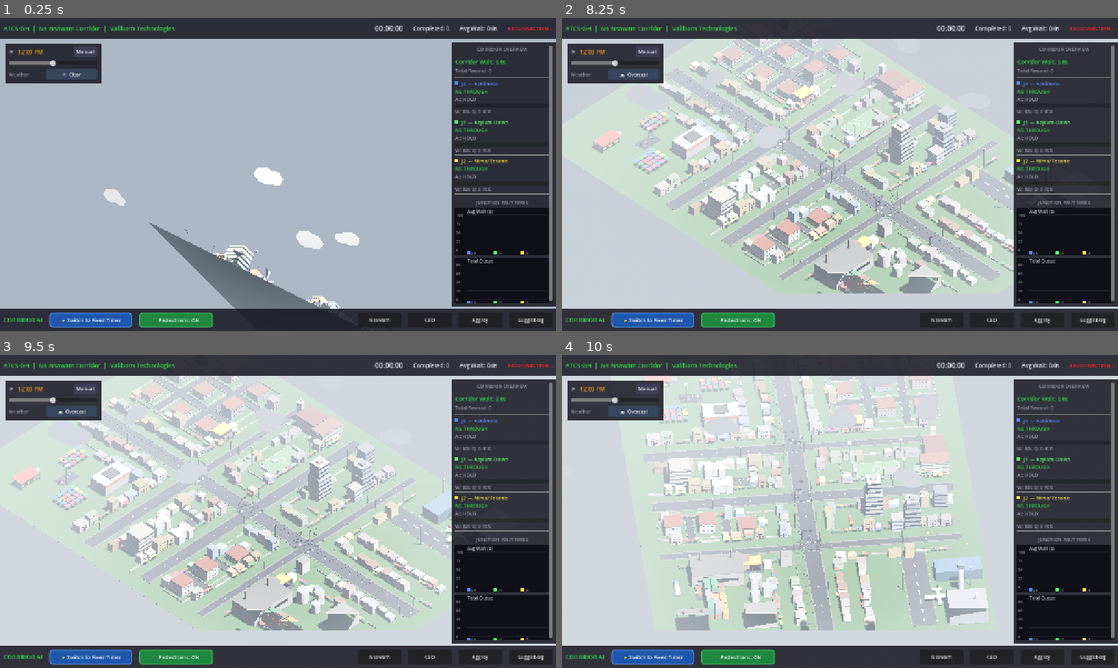
Above: before the commit, frames 1-4 (two rows, left to right).
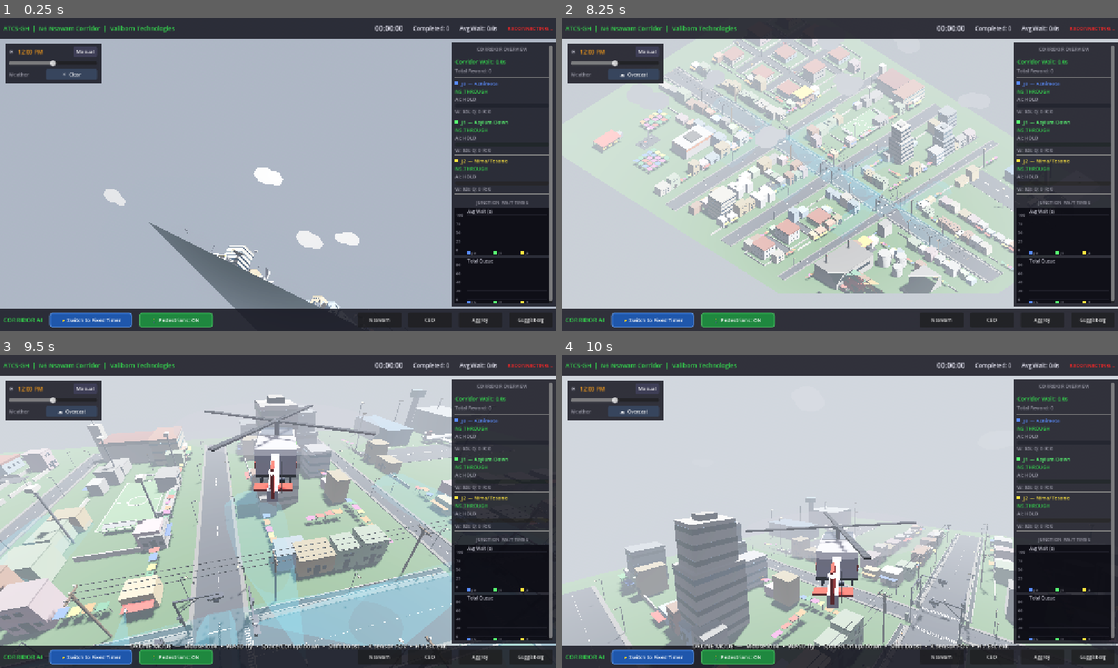
Above: after the commit, the same moments.

Repository: Bigbee-x/ATCS-GH
Game: Godot game, scene res://scenes/CorridorMain.tscn
Same seed, same stepped clock (60 frames per second), same inputs: the game is played once before the commit and once after it. This scene is started directly instead of the project's main scene.
Inputs (mouse positions are in pixels of both pictures, inside the frame that each line leads up to):
- Up to frame 1 (0.25 s): no input
- Up to frame 2 (8.25 s): click "🚶 Pedestrians: ON" at 0.5 s; click "🚶 Pedestrians: OFF" at 1.25 s; click "Nsawam" at 2 s; click "CBD" at 2.75 s; click "Aggrey" at 3.5 s; click "Guggisberg" at 4.25 s; click "Manual" at 5 s; click "Auto" at 5.75 s; click "Sim" at 6.5 s; click "☀ Clear" at 7.25 s; tap Enter at 8 s; move the mouse to (962, 158) at 8.02 s; hold Right (ui_right) from 8.03 s (still down); tap K at 8.1 s; click (962, 158) at 8.17 s
- Up to frame 3 (9.5 s): tap Space at 8.27 s; tap H at 8.3 s; release Right (ui_right) at 8.75 s; drag from (166, 527) to (250, 574) at 8.77 s
- Up to frame 4 (10 s): move the mouse to (895, 442) at 9.52 s; hold Right (ui_right) from 9.53 s (still down); hold E from 9.53 s (still down); click (895, 442) at 9.67 s; tap K at 9.8 s

The runs differ from the first frame. In frame 2, 1.0% of the frame differs, in the area x 18-80%, y 15-85%; in frame 3, 42%, in the area x 0-100%, y 6-95%; in frame 4, 29%.

Commit message:
Corridor visualizer: roadside gutters, both-curb utility poles, free-fly drone
Open concrete U-gutters along both edges of the NS corridor road; utility poles expanded to BOTH curbs (was one) at tighter spacing; the single-junction DroneController wired into the corridor (press H to fly -- mouse-look + WASD + Space/Ctrl + Shift boost; restores the iso camera on exit; K toggles sensor sightlines). Parse-clean + headless scene load exit 0; verified in Godot. Refresh CLAUDE.md (date, corridor-trained note, PR #14).

Co-Authored-By: Claude Opus 4.8 <noreply@anthropic.com>

Diff:
--- a/visualizer/scenes/CorridorMain.tscn
+++ b/visualizer/scenes/CorridorMain.tscn
@@ -13,6 +13,7 @@
 [ext_resource type="Script" path="res://scripts/SensorBuilder.gd" id="14_sensors"]
 [ext_resource type="Script" path="res://scripts/EnvironmentBuilder.gd" id="9_env"]
 [ext_resource type="Script" path="res://scripts/ResidentialTrafficManager.gd" id="11_restraffic"]
+[ext_resource type="Script" path="res://scripts/DroneController.gd" id="13_drone"]
 
 [sub_resource type="ProceduralSkyMaterial" id="ProceduralSkyMaterial_sky"]
 sky_top_color = Color(0.35, 0.55, 0.85, 1)
@@ -90,6 +91,9 @@
 [node name="SensorBuilder" type="Node3D" parent="."]
 script = ExtResource("14_sensors")
 
+[node name="DroneController" type="Node3D" parent="."]
+script = ExtResource("13_drone")
+
 [node name="UI" type="CanvasLayer" parent="."]
 layer = 10
 
--- a/visualizer/scripts/CorridorBuilder.gd
+++ b/visualizer/scripts/CorridorBuilder.gd
@@ -90,6 +90,8 @@
 var _mat_util_pole: StandardMaterial3D
 var _mat_insulator: StandardMaterial3D
 var _mat_wire: StandardMaterial3D
+var _mat_gutter_floor: StandardMaterial3D
+var _mat_gutter_concrete: StandardMaterial3D
 
 # Street-light OmniLights — off by day, toggled on at night
 var _street_lights: Array = []
@@ -277,6 +279,11 @@
 	_mat_wire.albedo_color = Color(0.05, 0.05, 0.05)
 	_mat_wire.roughness = 0.8
 
+	_mat_gutter_floor = StandardMaterial3D.new()
+	_mat_gutter_floor.albedo_color = Color(0.10, 0.11, 0.12)    # dark recessed drain
+	_mat_gutter_concrete = StandardMaterial3D.new()
+	_mat_gutter_concrete.albedo_color = Color(0.62, 0.60, 0.56)  # weathered concrete rim
+
 
 # ═════════════════════════════════════════════════════════════════════════════
 # GEOMETRY BUILDING
@@ -346,7 +353,7 @@
 
 
 func _build_corridor_sidewalks(center_z: float, length: float, road_width: float) -> void:
-	## Build sidewalks along a corridor road segment.
+	## Build sidewalks + an open concrete U-gutter along a corridor road segment.
 	var half_w: float = road_width / 2.0
 	for side in [-1.0, 1.0]:
 		var sw := CSGBox3D.new()
@@ -358,6 +365,30 @@
 		)
 		sw.material = _mat_sidewalk
 		add_child(sw)
+		# Open gutter just outside the sidewalk (classic Accra roadside drain)
+		_build_gutter(Vector3(side * (half_w + SIDEWALK_WIDTH + 0.45), 0, center_z), length, true)
+
+
+func _build_gutter(center: Vector3, length: float, is_ns: bool) -> void:
+	## Open concrete U-gutter: a dark recessed channel flanked by two raised
+	## concrete rims. Oriented along Z (is_ns) or X.
+	var gw: float = 0.55     # channel width
+	var rw: float = 0.12     # rim width
+	var rh: float = 0.16     # rim height
+	var channel := CSGBox3D.new()
+	channel.size = Vector3(gw, 0.05, length) if is_ns else Vector3(length, 0.05, gw)
+	channel.position = center + Vector3(0, 0.025, 0)
+	channel.material = _mat_gutter_floor
+	channel.name = "Gutter"
+	add_child(channel)
+	for s in [-1.0, 1.0]:
+		var rim := CSGBox3D.new()
+		rim.size = Vector3(rw, rh, length) if is_ns else Vector3(length, rh, rw)
+		var off: float = s * (gw / 2.0 + rw / 2.0)
+		rim.position = center + (Vector3(off, rh / 2.0, 0) if is_ns else Vector3(0, rh / 2.0, off))
+		rim.material = _mat_gutter_concrete
+		rim.name = "GutterRim"
+		add_child(rim)
 
 
 func _build_boundary_roads() -> void:
@@ -1005,72 +1036,73 @@
 
 
 func _build_utility_poles() -> void:
-	## Wooden utility poles down ONE curb of the NS corridor — each with a
+	## Wooden utility poles down BOTH curbs of the NS corridor — each with a
 	## cross-arm, brace, 3 ceramic insulators, and 3 power lines strung to the
 	## previous pole (the wire run breaks across each junction box).
-	var spacing: float = 20.0
+	var spacing: float = 16.0
 	var h: float = 7.0
 	var crossbar_len: float = 1.8
 	var ins_spacing: float = crossbar_len * 0.38
-	var side_x: float = -(NS_ROAD_WIDTH / 2.0 + 1.9)   # set back on the west curb
-
 	var z_start: float = J0_Z - JUNCTION_HALF - BOUNDARY_ARM + 6.0
 	var z_end: float = J2_Z + JUNCTION_HALF + BOUNDARY_ARM - 6.0
-	var prev_ins: Array = []
-	var z: float = z_start
-	while z <= z_end:
-		if _near_junction_z(z, JUNCTION_HALF + 1.5):
-			prev_ins = []        # break the wire run across the junction box
+
+	for curb in [-1.0, 1.0]:
+		var side_x: float = curb * (NS_ROAD_WIDTH / 2.0 + 1.9)   # both curbs
+		var prev_ins: Array = []
+		var z: float = z_start + (8.0 if curb > 0.0 else 0.0)   # stagger the two sides
+		while z <= z_end:
+			if _near_junction_z(z, JUNCTION_HALF + 1.5):
+				prev_ins = []        # break the wire run across the junction box
+				z += spacing
+				continue
+			var pos := Vector3(side_x, 0, z)
+
+			var pole := CSGCylinder3D.new()
+			pole.radius = 0.12
+			pole.height = h
+			pole.position = pos + Vector3(0, h / 2.0, 0)
+			pole.material = _mat_util_pole
+			pole.name = "UtilityPole"
+			add_child(pole)
+
+			var crossbar := CSGBox3D.new()
+			crossbar.size = Vector3(crossbar_len, 0.14, 0.14)
+			crossbar.position = pos + Vector3(0, h - 0.25, 0)
+			crossbar.material = _mat_util_pole
+			add_child(crossbar)
+
+			var brace := CSGBox3D.new()
+			brace.size = Vector3(0.55, 0.08, 0.08)
+			brace.position = pos + Vector3(0, h - 0.55, 0)
+			brace.rotation_degrees = Vector3(0, 0, 35)
+			brace.material = _mat_util_pole
+			add_child(brace)
+
+			var ins_positions: Array = []
+			for k in range(3):
+				var slot: float = (k - 1) * ins_spacing
+				var ins := CSGCylinder3D.new()
+				ins.radius = 0.07
+				ins.height = 0.20
+				ins.position = pos + Vector3(slot, h - 0.05, 0)
+				ins.material = _mat_insulator
+				add_child(ins)
+				ins_positions.append(ins.position + Vector3(0, 0.12, 0))
+
+			if prev_ins.size() == 3:
+				for k in range(3):
+					var a: Vector3 = prev_ins[k]
+					var b: Vector3 = ins_positions[k]
+					var span: float = (b - a).length()
+					var wire := CSGBox3D.new()
+					wire.size = Vector3(0.035, 0.035, span)
+					wire.position = (a + b) * 0.5 + Vector3(0, -0.15, 0)
+					wire.material = _mat_wire
+					wire.name = "PowerLine"
+					add_child(wire)
+
+			prev_ins = ins_positions
 			z += spacing
-			continue
-		var pos := Vector3(side_x, 0, z)
-
-		var pole := CSGCylinder3D.new()
-		pole.radius = 0.12
-		pole.height = h
-		pole.position = pos + Vector3(0, h / 2.0, 0)
-		pole.material = _mat_util_pole
-		pole.name = "UtilityPole"
-		add_child(pole)
-
-		var crossbar := CSGBox3D.new()
-		crossbar.size = Vector3(crossbar_len, 0.14, 0.14)
-		crossbar.position = pos + Vector3(0, h - 0.25, 0)
-		crossbar.material = _mat_util_pole
-		add_child(crossbar)
-
-		var brace := CSGBox3D.new()
-		brace.size = Vector3(0.55, 0.08, 0.08)
-		brace.position = pos + Vector3(0, h - 0.55, 0)
-		brace.rotation_degrees = Vector3(0, 0, 35)
-		brace.material = _mat_util_pole
-		add_child(brace)
-
-		var ins_positions: Array = []
-		for k in range(3):
-			var slot: float = (k - 1) * ins_spacing
-			var ins := CSGCylinder3D.new()
-			ins.radius = 0.07
-			ins.height = 0.20
-			ins.position = pos + Vector3(slot, h - 0.05, 0)
-			ins.material = _mat_insulator
-			add_child(ins)
-			ins_positions.append(ins.position + Vector3(0, 0.12, 0))
-
-		if prev_ins.size() == 3:
-			for k in range(3):
-				var a: Vector3 = prev_ins[k]
-				var b: Vector3 = ins_positions[k]
-				var span: float = (b - a).length()
-				var wire := CSGBox3D.new()
-				wire.size = Vector3(0.035, 0.035, span)
-				wire.position = (a + b) * 0.5 + Vector3(0, -0.15, 0)
-				wire.material = _mat_wire
-				wire.name = "PowerLine"
-				add_child(wire)
-
-		prev_ins = ins_positions
-		z += spacing
 
 
 func _near_junction_z(z: float, margin: float) -> bool:
--- a/visualizer/scripts/CorridorMain.gd
+++ b/visualizer/scripts/CorridorMain.gd
@@ -24,6 +24,11 @@
 @onready var weather_manager: Node = $WeatherManager
 @onready var cloud_manager: Node3D = $CloudManager
 @onready var sensor_builder: Node3D = $SensorBuilder
+@onready var drone: Node3D = $DroneController
+
+# ── Drone/chopper flight mode ────────────────────────────────────────────────
+var _drone_mode_active: bool = false
+var _drone_hint_label: Label = null
 
 # ── Camera state ─────────────────────────────────────────────────────────────
 var _camera_default_position: Vector3
@@ -117,11 +122,19 @@
 	if sensor_builder and sensor_builder.has_method("attach_to_intersection"):
 		sensor_builder.attach_to_intersection(intersection)
 
+	# ── Drone/chopper flight mode (dormant until H pressed) ──────────────
+	_setup_drone_hint()
+	if drone.has_signal("mode_changed"):
+		drone.mode_changed.connect(_on_drone_mode_changed)
+
 	print("[CorridorMain] All signals connected. Corridor mode active.")
+	print("[CorridorMain] Tip: press H to fly the drone (mouse look + WASD).")
 	print("[CorridorMain] Waiting for corridor_visualizer_server.py data...")
 
 
 func _process(delta: float) -> void:
+	if _drone_mode_active:
+		return  # the drone owns WASD / mouse while flying
 	_process_camera_keys(delta)
 
 
@@ -259,9 +272,29 @@
 #   R key or Home        — Reset camera to default
 
 func _unhandled_input(event: InputEvent) -> void:
-	# ── Escape: return to launcher menu ──────────────────────────────────
+	# ── K: toggle sensor sightline cones (works in any mode) ─────────────
+	if event is InputEventKey and event.pressed and not event.echo and event.keycode == KEY_K:
+		if sensor_builder and sensor_builder.has_method("toggle_sightlines"):
+			sensor_builder.toggle_sightlines()
+		get_viewport().set_input_as_handled()
+		return
+
+	# ── H: toggle drone/chopper flight mode ─────────────────────────────
+	if event is InputEventKey and event.pressed and not event.echo and event.keycode == KEY_H:
+		_toggle_drone_mode()
+		get_viewport().set_input_as_handled()
+		return
+
+	# ── Escape: exit drone first, else return to launcher menu ──────────
 	if event is InputEventKey and event.pressed and event.keycode == KEY_ESCAPE:
-		get_tree().change_scene_to_file("res://scenes/LauncherMenu.tscn")
+		if _drone_mode_active:
+			_toggle_drone_mode()
+		else:
+			get_tree().change_scene_to_file("res://scenes/LauncherMenu.tscn")
+		return
+
+	# ── While flying, the drone owns input — skip the top-down camera controls ─
+	if _drone_mode_active:
 		return
 
 	# ── Trackpad pinch-to-zoom ─────────────────────────────────────────
@@ -425,3 +458,60 @@
 	camera.size = _camera_default_size
 	_apply_camera()
 	print("[Camera] Reset to default position")
+
+
+# ═════════════════════════════════════════════════════════════════════════════
+# DRONE / CHOPPER FLIGHT MODE (press H) — mirrors Main.gd
+# ═════════════════════════════════════════════════════════════════════════════
+
+func _setup_drone_hint() -> void:
+	## Bottom-centered overlay shown while the drone is flying.
+	_drone_hint_label = Label.new()
+	_drone_hint_label.name = "DroneModeHint"
+	_drone_hint_label.anchor_left = 0.5
+	_drone_hint_label.anchor_right = 0.5
+	_drone_hint_label.anchor_top = 1.0
+	_drone_hint_label.anchor_bottom = 1.0
+	_drone_hint_label.offset_left = -340.0
+	_drone_hint_label.offset_right = 340.0
+	_drone_hint_label.offset_top = -60.0
+	_drone_hint_label.offset_bottom = -20.0
+	_drone_hint_label.horizontal_alignment = HORIZONTAL_ALIGNMENT_CENTER
+	_drone_hint_label.add_theme_color_override("font_color", Color(1, 1, 1))
+	_drone_hint_label.add_theme_color_override("font_shadow_color", Color(0, 0, 0, 0.9))
+	_drone_hint_label.add_theme_constant_override("shadow_offset_x", 1)
+	_drone_hint_label.add_theme_constant_override("shadow_offset_y", 1)
+	_drone_hint_label.add_theme_font_size_override("font_size", 14)
+	_drone_hint_label.text = "DRONE MODE  —  Mouse look  •  WASD fly  •  Space/Ctrl up/down  •  Shift boost  •  K sensor FOV  •  H / Esc exit"
+	_drone_hint_label.visible = false
+	_drone_hint_label.mouse_filter = Control.MOUSE_FILTER_IGNORE
+	if ui:
+		ui.add_child(_drone_hint_label)
+
+
+func _toggle_drone_mode() -> void:
+	_drone_mode_active = not _drone_mode_active
+	if _drone_mode_active:
+		_is_panning = false
+		_is_rotating = false
+		if drone and drone.has_method("activate"):
+			drone.activate()
+		if _drone_hint_label:
+			_drone_hint_label.visible = true
+		print("[CorridorMain] Drone mode: ON")
+	else:
+		if drone and drone.has_method("deactivate"):
+			drone.deactivate()
+		camera.current = true   # restore the isometric camera
+		if _drone_hint_label:
+			_drone_hint_label.visible = false
+		print("[CorridorMain] Drone mode: OFF")
+
+
+func _on_drone_mode_changed(active: bool) -> void:
+	## Fired by DroneController on activate/deactivate — keep our flag honest.
+	_drone_mode_active = active
+	if _drone_hint_label:
+		_drone_hint_label.visible = active
+	if not active:
+		camera.current = true
Not shown: 1 places in visualizer/scenes/CorridorMain.tscn that only renumber resources
Not shown, changed: CLAUDE.md
